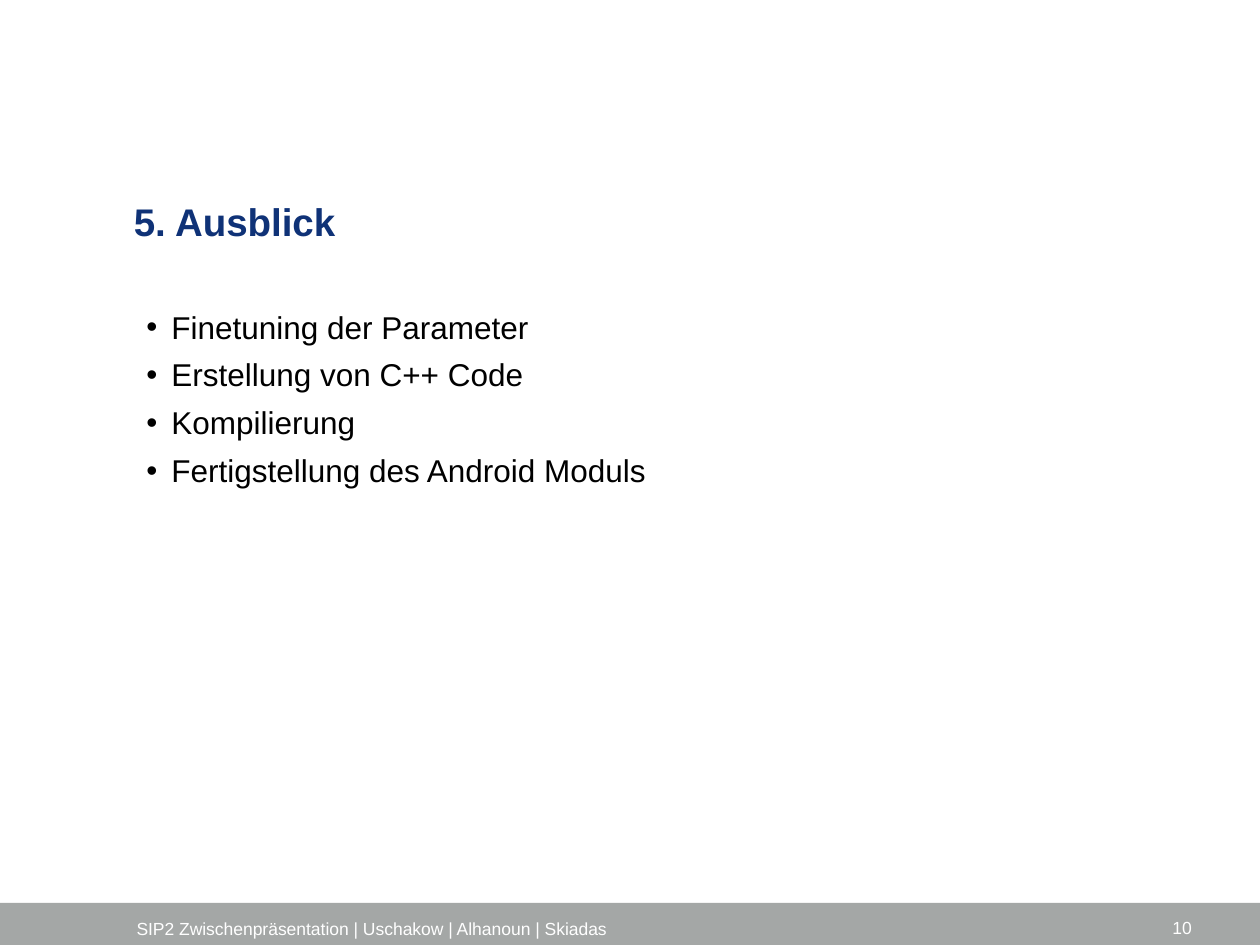
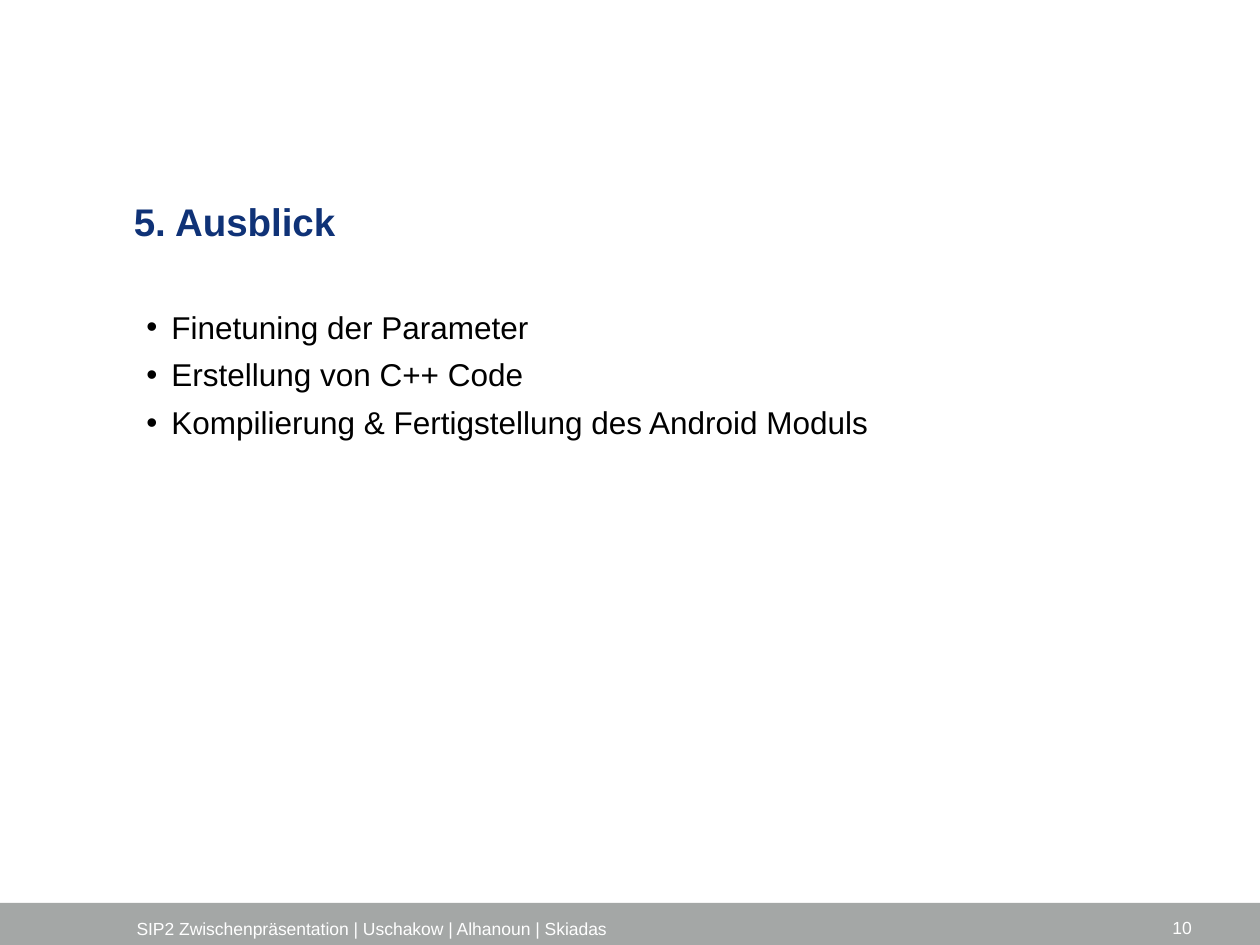
Before and after one commit to Edwardha92/SIP2, a slide deck: slide 10 of docs/final_documentation/Präsi_vonAlexgeändert.pptx. Drawn at 1260x945 pixels with LibreOffice and Linux fonts; fonts in the diff are those of the drawing; background and template pictures are left out. Boxes give left, top, right and bottom in pixels: in the first picture for what was removed or moved away, otherwise in the second. Text is boxed around its words. In the diff, an @@ line names an element or a change of style, - is before the commit and + after.

```diff
--- a/docs/final_documentation/Präsi_vonAlexgeändert.pptx
+++ b/docs/final_documentation/Präsi_vonAlexgeändert.pptx
@@ text at [171,411,868,440]: text changed @@
-  • Kompilierung
-  • Fertigstellung des Android Moduls
+  • Kompilierung & Fertigstellung des Android Moduls
```
Also in this commit, not shown: 1 other slide changed.
